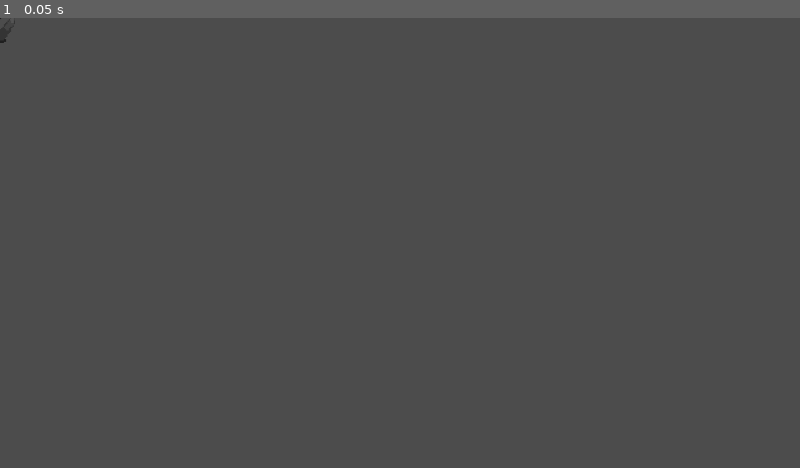
Above: before the commit, frame 1.
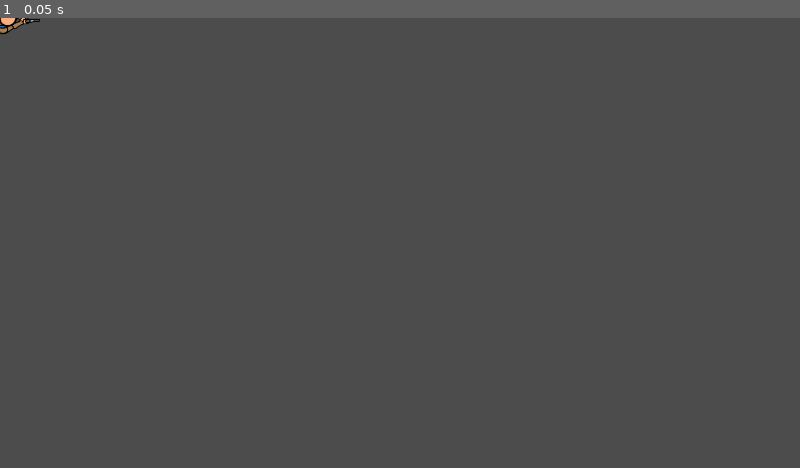
Above: after the commit, the same moment.

Repository: Talamander/bullet-time-fighting
Game: Godot game, scene res://Player/Player.tscn
Two runs of this game, one before a commit and one after it. Both use one fixed random seed, a clock stepped at 60 frames per second and the inputs below. This scene is started directly instead of the project's main scene.
Inputs:
- Up to frame 1 (0.05 s): no input

The runs differ from the first frame. In frame 1, 0.1% of the frame differs, in the area x 0-5%, y 0-6%.

Commit message:
Update Animations Sync

Diff:
--- a/Player/Player.gd
+++ b/Player/Player.gd
@@ -28,7 +28,8 @@
 		else:
 			calc_movement(input_vector * acceleration * delta)
 		motion = move_and_slide(motion)
-		rpc('update_animations(input_vector)')
+		#update_animations(input_vector)
+		rpc('update_animations', input_vector)
 		rset("puppet_motion", position)
 		rset("puppet_rotation", global_rotation)
 
@@ -75,9 +76,12 @@
 	if input_vector.x != 0 or input_vector.y != 0:
 		if Global.bullet_time == true:
 			$AnimationPlayer.play("Run_BulletTime")
+			#print ("Bullet_Time Anim")
 		else:
+			#print ("Running")
 			$AnimationPlayer.play("Run")
 	else:
+		#print ("Idle")
 		$AnimationPlayer.play("Idle")
 
 sync func bullet_time():
@@ -98,7 +102,7 @@
 	bullet.global_position = muzzle.global_position
 	bullet.velocity = Vector2.RIGHT.rotated(self.rotation) * bullet.speed
 	bullet.set_rotation(global_rotation)
-	motion -= bullet.velocity * 15
+	motion -= bullet.velocity * 5
 
 	var muzzleflash = muzzleFlash.instance()
 	add_child(muzzleflash)
--- a/Player/Player.tscn
+++ b/Player/Player.tscn
@@ -1,12 +1,13 @@
 [gd_scene load_steps=7 format=2]
 
-[ext_resource path="res://Player/Topdown Bullet Time Char Base-Sheet.png" type="Texture" id=1]
+[ext_resource path="res://Player/BTF-Anim-Base-SpriteSheet.png" type="Texture" id=1]
 [ext_resource path="res://Player/Player.gd" type="Script" id=2]
 
-[sub_resource type="RectangleShape2D" id=1]
-extents = Vector2( 35.713, 41.644 )
+[sub_resource type="CapsuleShape2D" id=5]
+radius = 31.3466
+height = 0.0
 
-[sub_resource type="Animation" id=4]
+[sub_resource type="Animation" id=2]
 resource_name = "Idle"
 length = 0.1
 tracks/0/type = "value"
@@ -22,9 +23,9 @@
 "values": [ 0 ]
 }
 
-[sub_resource type="Animation" id=2]
-resource_name = "Run"
-length = 0.4
+[sub_resource type="Animation" id=3]
+length = 0.6
+loop = true
 tracks/0/type = "value"
 tracks/0/path = NodePath("Sprite:frame")
 tracks/0/interp = 1
@@ -32,15 +33,14 @@
 tracks/0/imported = false
 tracks/0/enabled = true
 tracks/0/keys = {
-"times": PoolRealArray( 0, 0.1, 0.2, 0.3, 0.4 ),
-"transitions": PoolRealArray( 1, 1, 1, 1, 1 ),
+"times": PoolRealArray( 0, 0.1, 0.2, 0.3, 0.4, 0.5 ),
+"transitions": PoolRealArray( 1, 1, 1, 1, 1, 1 ),
 "update": 1,
-"values": [ 0, 1, 2, 3, 0 ]
+"values": [ 0, 1, 2, 3, 4, 5 ]
 }
 
-[sub_resource type="Animation" id=3]
-resource_name = "Run_BulletTime"
-length = 0.8
+[sub_resource type="Animation" id=4]
+length = 1.2
 loop = true
 step = 0.2
 tracks/0/type = "value"
@@ -50,10 +50,10 @@
 tracks/0/imported = false
 tracks/0/enabled = true
 tracks/0/keys = {
-"times": PoolRealArray( 0, 0.2, 0.4, 0.6, 0.8 ),
-"transitions": PoolRealArray( 1, 1, 1, 1, 1 ),
+"times": PoolRealArray( 0, 0.2, 0.4, 0.6, 0.8, 1 ),
+"transitions": PoolRealArray( 1, 1, 1, 1, 1, 1 ),
 "update": 1,
-"values": [ 0, 1, 2, 3, 0 ]
+"values": [ 0, 1, 2, 3, 4, 5 ]
 }
 
 [node name="Player" type="KinematicBody2D" groups=[
@@ -62,17 +62,17 @@
 script = ExtResource( 2 )
 
 [node name="Sprite" type="Sprite" parent="."]
-scale = Vector2( 2, 2 )
+rotation = 1.57079
+scale = Vector2( 0.3, 0.3 )
 texture = ExtResource( 1 )
-hframes = 4
-frame = 1
+hframes = 6
 
 [node name="CollisionShape2D" type="CollisionShape2D" parent="."]
-position = Vector2( -11.2585, -0.344776 )
-shape = SubResource( 1 )
+position = Vector2( 3.96653, 1.0583 )
+shape = SubResource( 5 )
 
 [node name="Muzzle" type="Position2D" parent="."]
-position = Vector2( 51.9952, -4.02038 )
+position = Vector2( 65.2112, 3.76307 )
 
 [node name="Timers" type="Node" parent="."]
 
@@ -81,7 +81,7 @@
 one_shot = true
 
 [node name="AnimationPlayer" type="AnimationPlayer" parent="."]
-anims/Idle = SubResource( 4 )
-anims/Run = SubResource( 2 )
-anims/Run_BulletTime = SubResource( 3 )
+anims/Idle = SubResource( 2 )
+anims/Run = SubResource( 3 )
+anims/Run_BulletTime = SubResource( 4 )
 [connection signal="timeout" from="Timers/fireRate" to="." method="_on_fireRate_timeout"]
Binary file added: Player/BTF-Anim-Base-SpriteSheet.png
Not shown, added: Player/BTF-Anim-Base-SpriteSheet.png.import
Binary file added: Player/BTF-Anim-Base.png
Not shown, added: Player/BTF-Anim-Base.png.import
